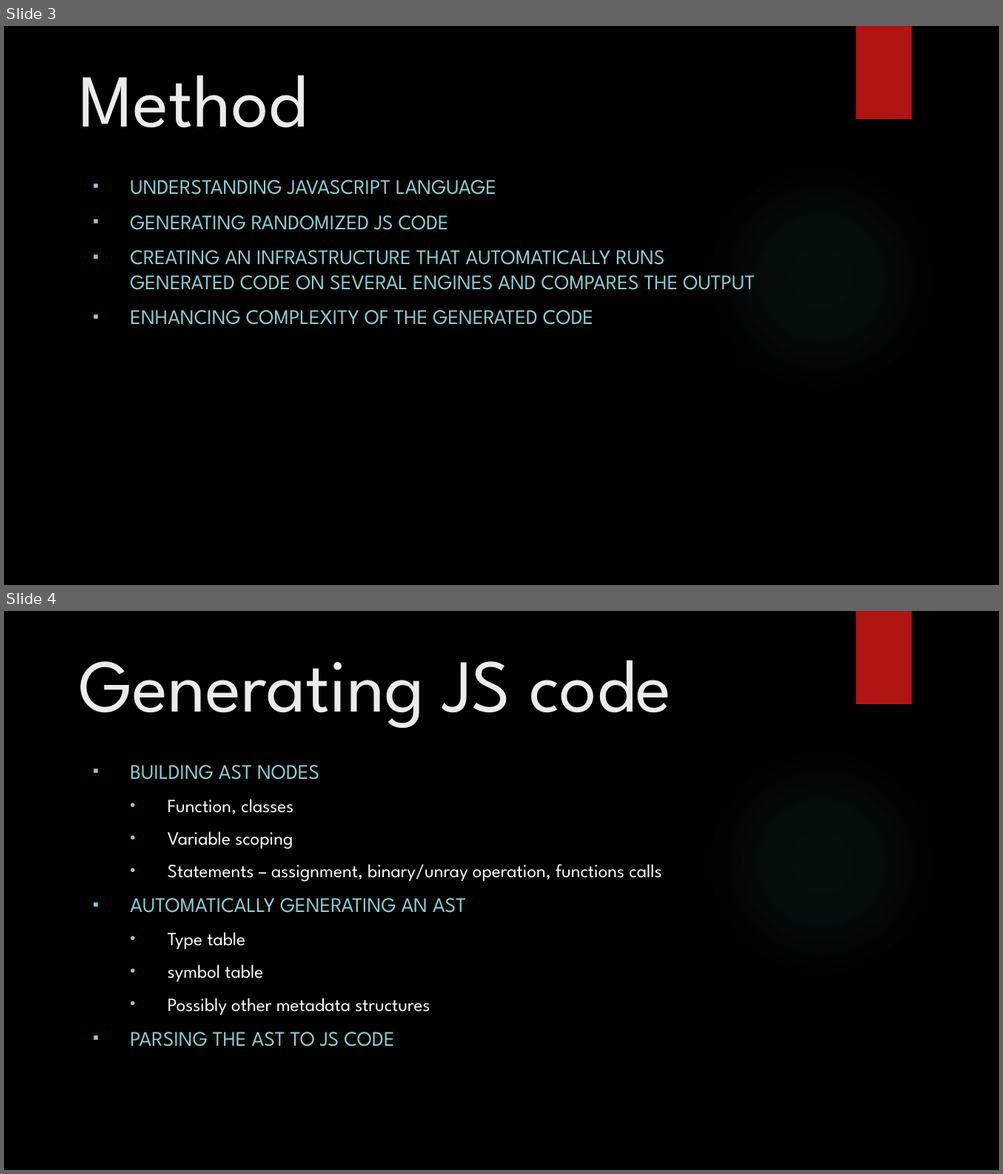
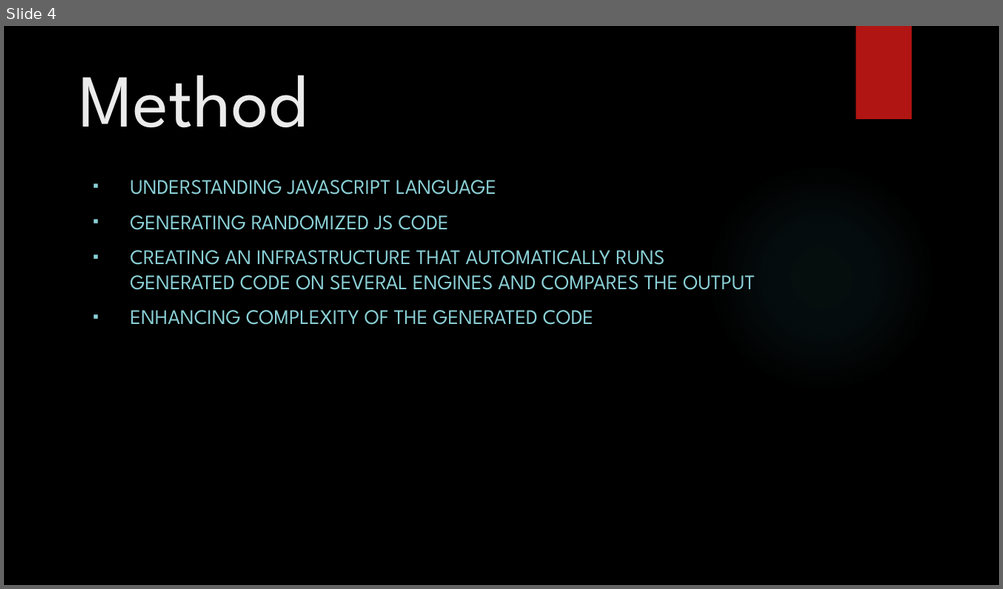
Before and after one commit to itzik-bd/jsfuzzer, a slide deck: ppt/First Phase Completion.pptx. Shown one above the other, each under a label of ours: slides 3 and 4 before the commit, slide 4 after it. The pictures are 1003x1174 and 1003x589 pixels, drawn with LibreOffice and Linux fonts; fonts in the diff are those of the drawing; background and template pictures are left out. Boxes give left, top, right and bottom in pixels: in the first picture for what was removed or moved away, otherwise in the second. Text is boxed around its words. In the diff, an @@ line names an element or a change of style, - is before the commit and + after.

```diff
--- a/ppt/First Phase Completion.pptx
+++ b/ppt/First Phase Completion.pptx
@@ slide 4 removed at (4, 611, 999, 1170), background picture (left out); not listed: 2 template elements that a slide beside it also shows @@
@@ title removed at (79, 660, 671, 728) @@
-Generating JS code
@@ subtitle removed at (130, 765, 661, 1047) @@
-▪ BUILDING AST NODES
-  • Function, classes
-  • Variable scoping
-  • Statements – assignment, binary/unray operation, functions calls
-▪ AUTOMATICALLY GENERATING AN AST
-  • Type table
-  • symbol table
-  • Possibly other metadata structures
-▪ PARSING THE AST TO JS CODE
@@ what was slide 3 is now slide 4 @@
```
Also in this commit, not shown: 4 slides changed, 1 slide added, 15 other files.
